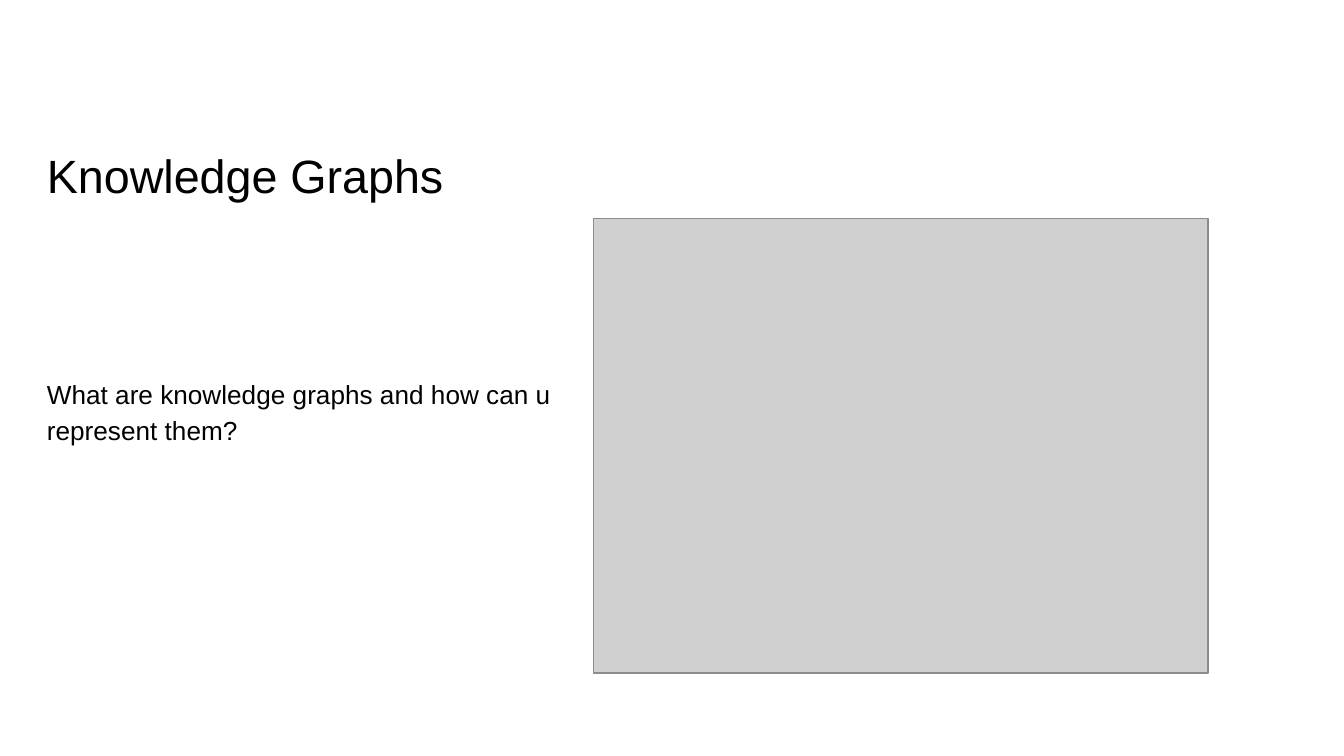
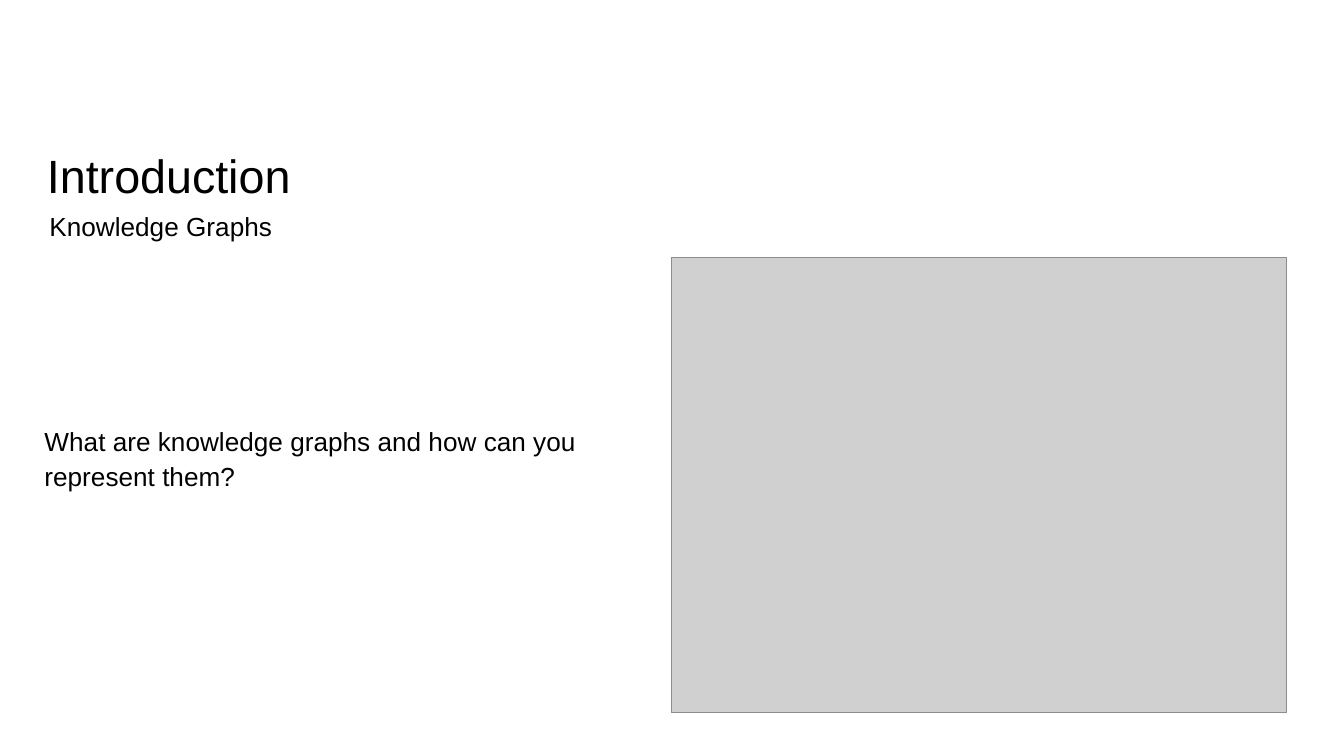
Before and after one commit to abraxas-dev/Knowledge-Graph-Creation-from-Text-with-LLMs, a slide deck: slide 3 of Mini-Project Presentation/mini-presentation.pptx (slide 8 before the commit). Drawn at 1344x756 pixels with LibreOffice and Linux fonts; fonts in the diff are those of the drawing; grey boxes stand for pictures; background and template pictures are left out. Boxes give left, top, right and bottom in pixels: in the first picture for what was removed or moved away, otherwise in the second. Text is boxed around its words. In the diff, an @@ line names an element or a change of style, - is before the commit and + after.

```diff
--- a/Mini-Project Presentation/mini-presentation.pptx
+++ b/Mini-Project Presentation/mini-presentation.pptx
@@ title at (47,159,291,194): text changed @@
-Knowledge Graphs
+Introduction
@@ text added at (49,217,272,242), 14 pt, text #000000 @@
+Knowledge Graphs
@@ picture: place and size @@
-picture at (594,218,1208,673)
+picture at (672,258,1286,714)
@@ text at (44,432,575,492): text changed @@
-What are knowledge graphs and how can u represent them?
+What are knowledge graphs and how can you represent them?
```
Also in this commit, not shown: 8 other slides changed, 1 slide added, 3 slides removed.
